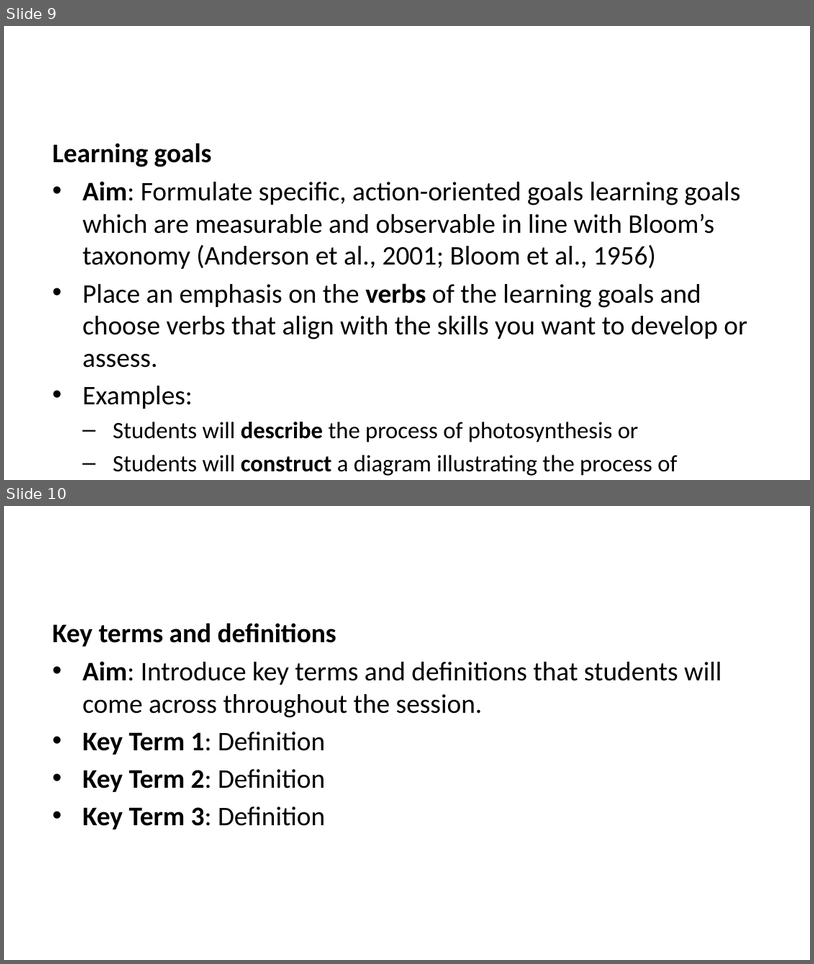
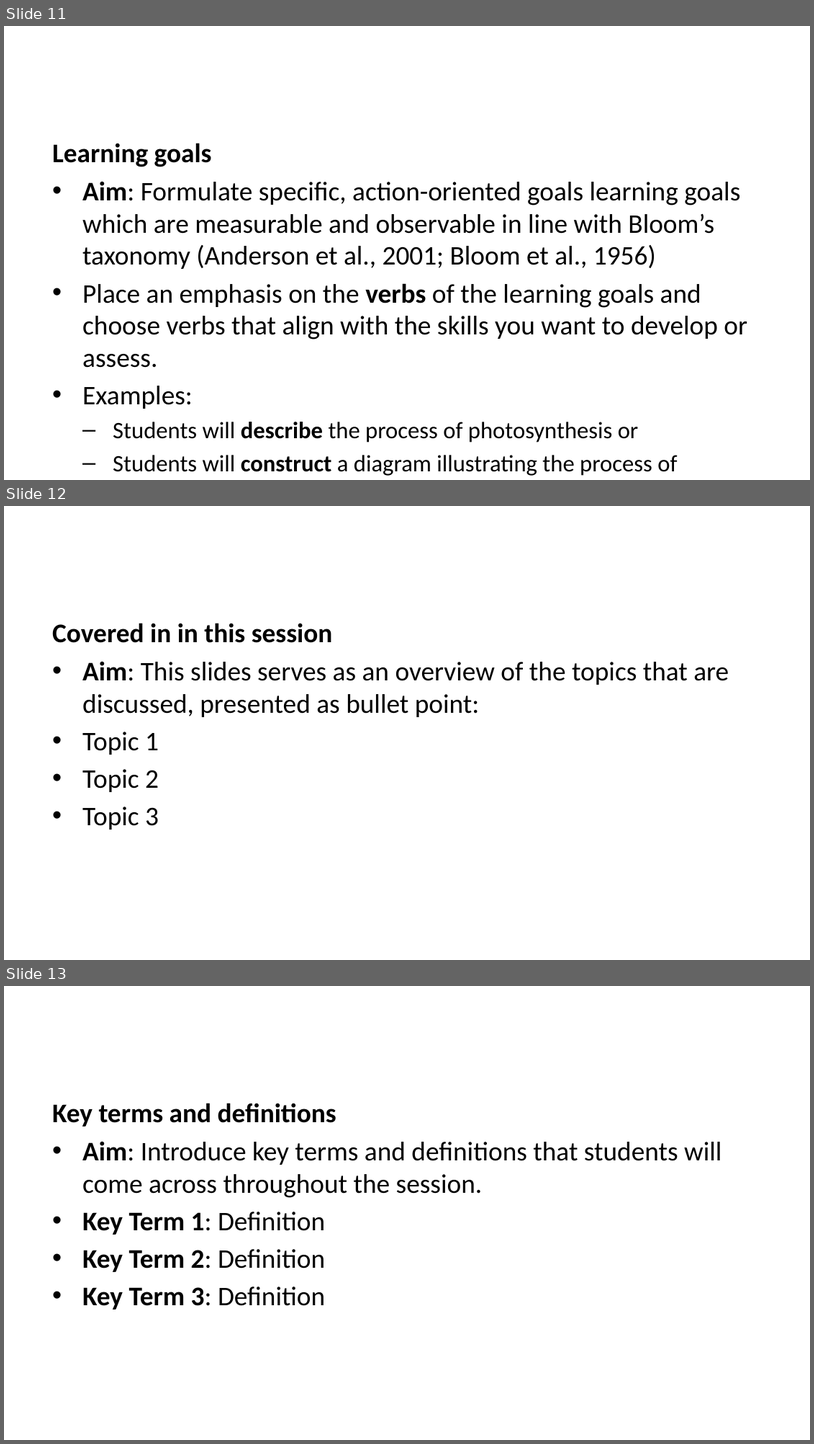
Before and after one commit to lmu-osc/train-the-trainer-student-track-OS, a slide deck: _site/materials/template-module/template-slides.pptx. Shown one above the other, each under a label of ours: slides 9 and 10 before the commit, slides 11, 12 and 13 after it. The pictures are 814x964 and 814x1444 pixels, drawn with LibreOffice and Linux fonts; fonts in the diff are those of the drawing. Boxes give left, top, right and bottom in pixels: in the first picture for what was removed or moved away, otherwise in the second. Text is boxed around its words. In the diff, an @@ line names an element or a change of style, - is before the commit and + after.

```diff
--- a/_site/materials/template-module/template-slides.pptx
+++ b/_site/materials/template-module/template-slides.pptx
@@ slide 12 added at (x1=4, y1=506, x2=810, y2=960), background #FFFFFF @@
@@ text added at (x1=52, y1=623, x2=729, y2=829), 24 pt, text #000000 @@
+Covered in in this session
+• Aim: This slides serves as an overview of the topics that are discussed, presented as bullet point:
+• Topic 1
+• Topic 2
+• Topic 3
@@ what was slide 9 is now slide 11 @@
@@ what was slide 10 is now slide 13 @@
```
Also in this commit, not shown: 1 slide changed, 2 other slides added, 57 other files.
